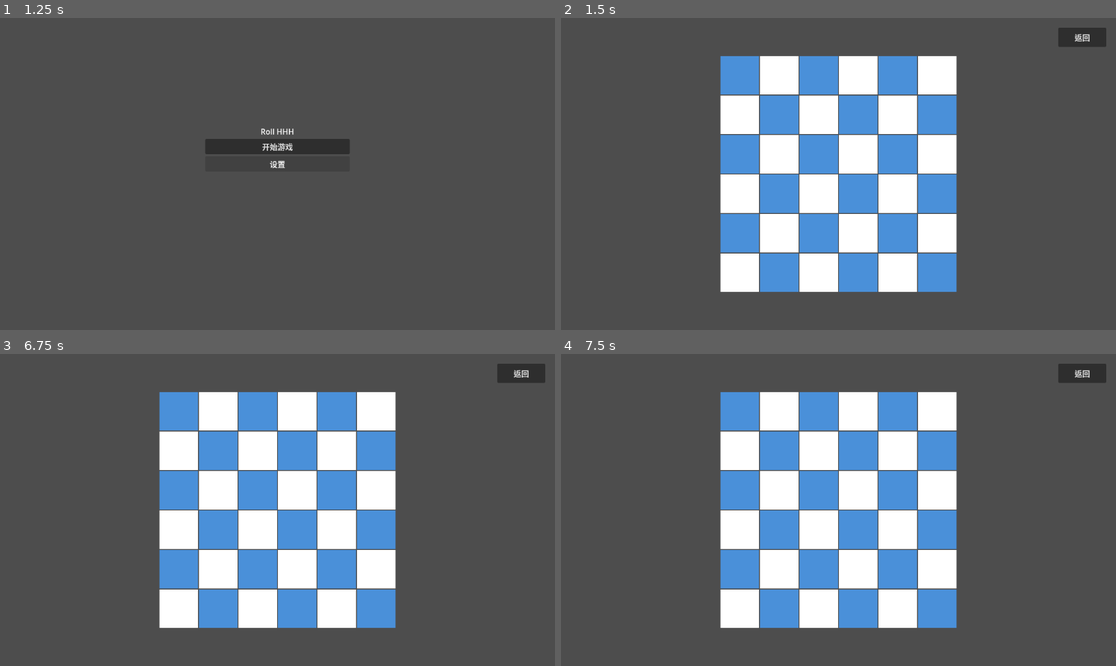
Above: before the commit, frames 1-4 (two rows, left to right).
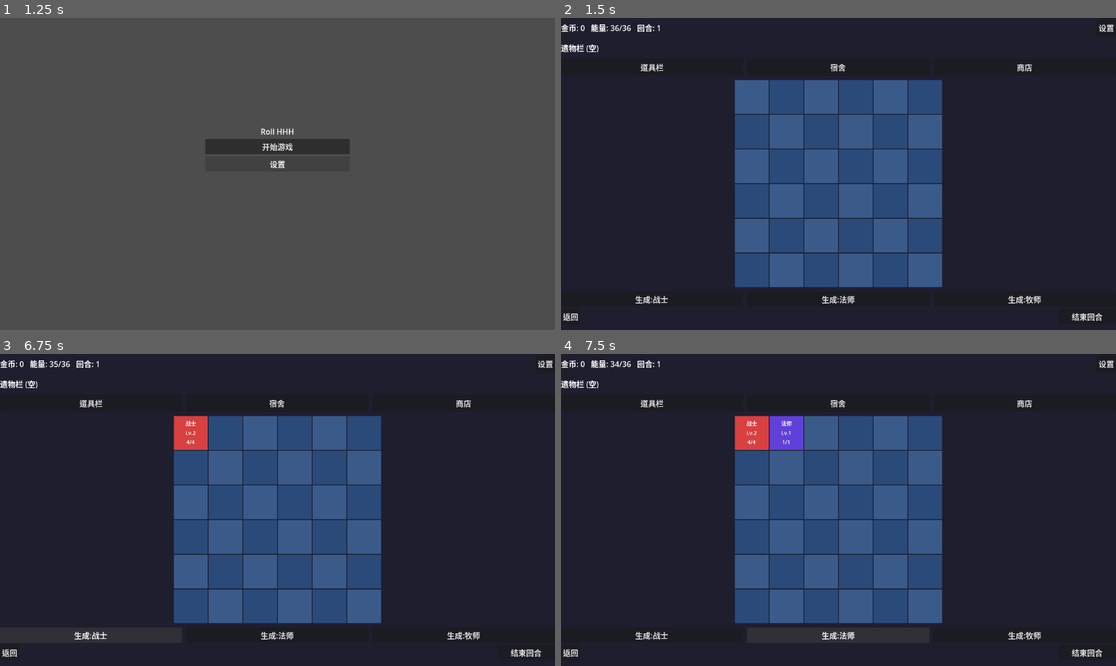
Above: after the commit, the same moments.

Repository: yzy1987523/roll-hhh
Game: Godot game, scene res://scenes/main_menu.tscn
The game is run twice, just before and just after one commit, with the same random seed, the same clock (stepped at 60 frames per second) and the same inputs.
Inputs (mouse positions are in pixels of both pictures, inside the frame that each line leads up to):
- Up to frame 1 (1.25 s): click "设置" at 0.5 s
- Up to frame 2 (1.5 s): click "开始游戏" at 1.25 s
- Up to frame 3 (6.75 s): click "返回" at 2 s; click "开始游戏" at 2.75 s; click (543, 363) at 3.5 s, where only the run after the commit has a clickable "设置"; click (88, 403) at 4.25 s, where only the run after the commit has a clickable "道具栏"; click (277, 403) at 5 s, where only the run after the commit has a clickable "宿舍"; click (466, 403) at 5.75 s, where only the run after the commit has a clickable "商店"; click (88, 634) at 6.5 s, where only the run after the commit has a clickable "生成:战士"
- Up to frame 4 (7.5 s): click (838, 634) at 7.25 s, where only the run after the commit has a clickable "生成:法师"

Frame 1 is identical in both runs. In frame 2, 99% of the frame differs, in the area x 0-100%, y 0-100%; in frame 3, 99%; in frame 4, 99%.

Commit message:
feat: 完成第一阶段全部任务 + 任务2.1/2.2 (备战UI+角色生成)
第一阶段:
- 1.2 数据模型: BuffEffect/CharacterData/ItemData 类, 职业/Buff枚举
- 1.3 角色工厂: 三职业1-16级属性成长公式, 合成升级逻辑
- 1.4 棋盘数据层: board[36]+dormitory, place/remove/swap/查询接口

第二阶段:
- 2.1 备战UI重构: 顶部资源栏/遗物栏/功能按钮/6x6棋盘/生成+结束回合
- 2.2 角色生成: 消耗1能量生成指定职业1-3级随机角色到棋盘空位

Diff:
--- a/scenes/game_board.tscn
+++ b/scenes/game_board.tscn
@@ -11,33 +11,122 @@
 grow_vertical = 2
 script = ExtResource("1_game_board")
 
-[node name="CenterContainer" type="CenterContainer" parent="."]
+[node name="BgColor" type="ColorRect" parent="."]
 layout_mode = 1
-anchors_preset = 8
-anchor_left = 0.5
-anchor_top = 0.5
-anchor_right = 0.5
-anchor_bottom = 0.5
-offset_left = -240.0
-offset_top = -240.0
-offset_right = 240.0
-offset_bottom = 240.0
+anchors_preset = 15
+anchor_right = 1.0
+anchor_bottom = 1.0
+color = Color(0.12, 0.12, 0.18, 1)
+
+[node name="MainLayout" type="VBoxContainer" parent="."]
+layout_mode = 1
+anchors_preset = 15
+anchor_right = 1.0
+anchor_bottom = 1.0
 grow_horizontal = 2
 grow_vertical = 2
+theme_override_constants/separation = 4
 
-[node name="GridContainer" type="GridContainer" parent="CenterContainer"]
+[node name="TopBar" type="HBoxContainer" parent="MainLayout"]
+layout_mode = 2
+custom_minimum_size = Vector2(0, 40)
+theme_override_constants/separation = 12
+
+[node name="GoldLabel" type="Label" parent="MainLayout/TopBar"]
+layout_mode = 2
+text = "金币: 0"
+
+[node name="EnergyLabel" type="Label" parent="MainLayout/TopBar"]
+layout_mode = 2
+text = "能量: 36/36"
+
+[node name="RoundLabel" type="Label" parent="MainLayout/TopBar"]
+layout_mode = 2
+text = "回合: 1"
+
+[node name="Spacer" type="Control" parent="MainLayout/TopBar"]
+layout_mode = 2
+size_flags_horizontal = 3
+
+[node name="SettingsButton" type="Button" parent="MainLayout/TopBar"]
+layout_mode = 2
+text = "设置"
+
+[node name="RelicBar" type="HBoxContainer" parent="MainLayout"]
+layout_mode = 2
+custom_minimum_size = Vector2(0, 36)
+theme_override_constants/separation = 4
+
+[node name="RelicLabel" type="Label" parent="MainLayout/RelicBar"]
+layout_mode = 2
+text = "遗物栏 (空)"
+
+[node name="MiddleBar" type="HBoxContainer" parent="MainLayout"]
+layout_mode = 2
+custom_minimum_size = Vector2(0, 36)
+theme_override_constants/separation = 8
+
+[node name="ItemButton" type="Button" parent="MainLayout/MiddleBar"]
+layout_mode = 2
+size_flags_horizontal = 3
+text = "道具栏"
+
+[node name="DormButton" type="Button" parent="MainLayout/MiddleBar"]
+layout_mode = 2
+size_flags_horizontal = 3
+text = "宿舍"
+
+[node name="ShopButton" type="Button" parent="MainLayout/MiddleBar"]
+layout_mode = 2
+size_flags_horizontal = 3
+text = "商店"
+
+[node name="BoardCenter" type="CenterContainer" parent="MainLayout"]
+layout_mode = 2
+size_flags_vertical = 3
+
+[node name="GridContainer" type="GridContainer" parent="MainLayout/BoardCenter"]
 layout_mode = 2
 theme_override_constants/h_separation = 2
 theme_override_constants/v_separation = 2
 
-[node name="BackButton" type="Button" parent="."]
-layout_mode = 1
-anchors_preset = 1
-anchor_left = 1.0
-anchor_right = 1.0
-offset_left = -120.0
-offset_top = 20.0
-offset_right = -20.0
-offset_bottom = 60.0
-grow_horizontal = 0
+[node name="BottomBar" type="VBoxContainer" parent="MainLayout"]
+layout_mode = 2
+custom_minimum_size = Vector2(0, 80)
+theme_override_constants/separation = 4
+
+[node name="SpawnRow" type="HBoxContainer" parent="MainLayout/BottomBar"]
+layout_mode = 2
+theme_override_constants/separation = 8
+
+[node name="SpawnWarrior" type="Button" parent="MainLayout/BottomBar/SpawnRow"]
+layout_mode = 2
+size_flags_horizontal = 3
+text = "生成:战士"
+
+[node name="SpawnMage" type="Button" parent="MainLayout/BottomBar/SpawnRow"]
+layout_mode = 2
+size_flags_horizontal = 3
+text = "生成:法师"
+
+[node name="SpawnPriest" type="Button" parent="MainLayout/BottomBar/SpawnRow"]
+layout_mode = 2
+size_flags_horizontal = 3
+text = "生成:牧师"
+
+[node name="ActionRow" type="HBoxContainer" parent="MainLayout/BottomBar"]
+layout_mode = 2
+theme_override_constants/separation = 8
+
+[node name="BackButton" type="Button" parent="MainLayout/BottomBar/ActionRow"]
+layout_mode = 2
 text = "返回"
+
+[node name="ActionSpacer" type="Control" parent="MainLayout/BottomBar/ActionRow"]
+layout_mode = 2
+size_flags_horizontal = 3
+
+[node name="EndTurnButton" type="Button" parent="MainLayout/BottomBar/ActionRow"]
+layout_mode = 2
+custom_minimum_size = Vector2(120, 0)
+text = "结束回合"
--- /dev/null
+++ b/scripts/board_data.gd
@@ -0,0 +1,227 @@
+extends RefCounted
+class_name BoardData
+
+## 棋盘数据层
+## 管理 6x6 棋盘和宿舍的角色存储与操作
+
+const GRID_SIZE := 6
+const BOARD_SLOTS := 36  # 6x6
+
+# ---- 信号 (通过 GameManager 中转, 这里用回调) ----
+
+# ---- 数据存储 ----
+var board: Array = []           # 长度36, 每个元素为 CharacterData 或 null
+var dormitory: Array = []       # 宿舍, 动态长度
+
+# ---- 初始化 ----
+
+func _init() -> void:
+	clear_board()
+
+
+func clear_board() -> void:
+	board.clear()
+	board.resize(BOARD_SLOTS)
+	for i in range(BOARD_SLOTS):
+		board[i] = null
+	dormitory.clear()
+	print(">>> [BoardData] 棋盘和宿舍已清空")
+
+
+# ---- 坐标转换 ----
+
+## 二维坐标转一维索引
+static func pos_to_index(pos: Vector2i) -> int:
+	return pos.y * GRID_SIZE + pos.x
+
+
+## 一维索引转二维坐标
+static func index_to_pos(index: int) -> Vector2i:
+	@warning_ignore("integer_division")
+	return Vector2i(index % GRID_SIZE, index / GRID_SIZE)
+
+
+## 检查坐标是否在棋盘范围内
+static func is_valid_pos(pos: Vector2i) -> bool:
+	return pos.x >= 0 and pos.x < GRID_SIZE and pos.y >= 0 and pos.y < GRID_SIZE
+
+
+# ---- 棋盘操作 ----
+
+## 获取指定位置的角色
+func get_character_at(pos: Vector2i) -> DataModels.CharacterData:
+	if not is_valid_pos(pos):
+		return null
+	return board[pos_to_index(pos)]
+
+
+## 获取指定索引的角色
+func get_character_at_index(index: int) -> DataModels.CharacterData:
+	if index < 0 or index >= BOARD_SLOTS:
+		return null
+	return board[index]
+
+
+## 放置角色到棋盘指定位置, 成功返回 true
+func place_character(ch: DataModels.CharacterData, pos: Vector2i) -> bool:
+	if not is_valid_pos(pos):
+		print(">>> [BoardData] 放置失败: 坐标越界 (%d, %d)" % [pos.x, pos.y])
+		return false
+	var index: int = pos_to_index(pos)
+	if board[index] != null:
+		print(">>> [BoardData] 放置失败: 位置已被占用 (%d, %d)" % [pos.x, pos.y])
+		return false
+	board[index] = ch
+	ch.position = pos
+	return true
+
+
+## 放置角色到第一个空位, 成功返回位置, 失败返回 (-1,-1)
+func place_character_first_empty(ch: DataModels.CharacterData) -> Vector2i:
+	for i in range(BOARD_SLOTS):
+		if board[i] == null:
+			var pos: Vector2i = index_to_pos(i)
+			board[i] = ch
+			ch.position = pos
+			return pos
+	print(">>> [BoardData] 放置失败: 棋盘已满")
+	return Vector2i(-1, -1)
+
+
+## 从棋盘移除角色
+func remove_character(pos: Vector2i) -> DataModels.CharacterData:
+	if not is_valid_pos(pos):
+		return null
+	var index: int = pos_to_index(pos)
+	var ch: DataModels.CharacterData = board[index]
+	if ch == null:
+		return null
+	board[index] = null
+	ch.position = Vector2i(-1, -1)
+	return ch
+
+
+## 交换棋盘上两个位置的角色
+func swap_positions(pos_a: Vector2i, pos_b: Vector2i) -> bool:
+	if not is_valid_pos(pos_a) or not is_valid_pos(pos_b):
+		return false
+	if pos_a == pos_b:
+		return false
+	var idx_a: int = pos_to_index(pos_a)
+	var idx_b: int = pos_to_index(pos_b)
+	var ch_a: DataModels.CharacterData = board[idx_a]
+	var ch_b: DataModels.CharacterData = board[idx_b]
+	board[idx_a] = ch_b
+	board[idx_b] = ch_a
+	if ch_a != null:
+		ch_a.position = pos_b
+	if ch_b != null:
+		ch_b.position = pos_a
+	return true
+
+
+# ---- 宿舍操作 ----
+
+## 将角色存入宿舍
+func store_to_dormitory(ch: DataModels.CharacterData) -> void:
+	ch.position = Vector2i(-1, -1)
+	dormitory.append(ch)
+	print(">>> [BoardData] 角色存入宿舍: %s Lv.%d" % [ch.get_job_name(), ch.level])
+
+
+## 从宿舍取出角色 (按索引)
+func take_from_dormitory(index: int) -> DataModels.CharacterData:
+	if index < 0 or index >= dormitory.size():
+		return null
+	var ch: DataModels.CharacterData = dormitory[index]
+	dormitory.remove_at(index)
+	return ch
+
+
+## 棋盘角色移入宿舍
+func board_to_dormitory(pos: Vector2i) -> bool:
+	var ch: DataModels.CharacterData = remove_character(pos)
+	if ch == null:
+		return false
+	store_to_dormitory(ch)
+	return true
+
+
+## 宿舍角色移入棋盘指定位置
+func dormitory_to_board(dorm_index: int, board_pos: Vector2i) -> bool:
+	if not is_valid_pos(board_pos):
+		return false
+	var brd_index: int = pos_to_index(board_pos)
+	if board[brd_index] != null:
+		return false
+	var ch: DataModels.CharacterData = take_from_dormitory(dorm_index)
+	if ch == null:
+		return false
+	board[brd_index] = ch
+	ch.position = board_pos
+	return true
+
+
+# ---- 查询 ----
+
+## 获取棋盘上所有存活角色
+func get_alive_characters() -> Array:
+	var result: Array = []
+	for i in range(BOARD_SLOTS):
+		if board[i] != null and board[i].is_alive():
+			result.append(board[i])
+	return result
+
+
+## 获取棋盘上所有角色 (含死亡)
+func get_all_board_characters() -> Array:
+	var result: Array = []
+	for i in range(BOARD_SLOTS):
+		if board[i] != null:
+			result.append(board[i])
+	return result
+
+
+## 获取空位数量
+func get_empty_count() -> int:
+	var count: int = 0
+	for i in range(BOARD_SLOTS):
+		if board[i] == null:
+			count += 1
+	return count
+
+
+## 棋盘是否已满
+func is_board_full() -> bool:
+	return get_empty_count() == 0
+
+
+## 获取指定行的角色 (用于战斗: 前排优先)
+func get_characters_in_row(row: int) -> Array:
+	var result: Array = []
+	if row < 0 or row >= GRID_SIZE:
+		return result
+	for col in range(GRID_SIZE):
+		var index: int = row * GRID_SIZE + col
+		if board[index] != null and board[index].is_alive():
+			result.append(board[index])
+	return result
+
+
+## 获取前排 (第一个有存活角色的行)
+func get_front_row_characters() -> Array:
+	for row in range(GRID_SIZE):
+		var chars: Array = get_characters_in_row(row)
+		if chars.size() > 0:
+			return chars
+	return []
+
+
+## 全员满血恢复 (战斗胜利后)
+func heal_all() -> void:
+	for i in range(BOARD_SLOTS):
+		if board[i] != null:
+			board[i].full_heal()
+	for ch in dormitory:
+		ch.full_heal()
+	print(">>> [BoardData] 全员满血恢复")
--- /dev/null
+++ b/scripts/character_factory.gd
@@ -0,0 +1,141 @@
+extends RefCounted
+class_name CharacterFactory
+
+## 角色工厂
+## 负责角色属性成长计算和角色实例创建
+
+# ---- 1级基础属性 (来自设计文档) ----
+# [hp, defense, attack, skill_id]
+const BASE_STATS := {
+	DataModels.Job.WARRIOR: { "hp": 3, "def": 1, "atk": 1, "skill_id": 1001 },
+	DataModels.Job.MAGE:    { "hp": 1, "def": 0, "atk": 2, "skill_id": 1002 },
+	DataModels.Job.PRIEST:  { "hp": 2, "def": 0, "atk": 0, "skill_id": 1003 },
+}
+
+# ---- 每级成长系数 ----
+# 合成升级: 两个同职业同等级 → 高1级
+# 属性公式: base + floor(base * (level-1) * growth_rate)
+const GROWTH_RATE := {
+	DataModels.Job.WARRIOR: { "hp": 0.6, "def": 0.4, "atk": 0.35 },
+	DataModels.Job.MAGE:    { "hp": 0.3, "def": 0.2, "atk": 0.5 },
+	DataModels.Job.PRIEST:  { "hp": 0.4, "def": 0.25, "atk": 0.15 },
+}
+
+# ---- 特技强化等级节点 ----
+const SKILL_UPGRADE_LEVELS := [3, 6, 10, 16]
+
+# ---- 唯一ID计数器 ----
+static var _next_id: int = 1
+
+
+# ---- 属性计算 ----
+
+## 计算指定职业和等级的血量
+static func calc_hp(job: int, level: int) -> int:
+	var base: int = BASE_STATS[job]["hp"]
+	var rate: float = GROWTH_RATE[job]["hp"]
+	return base + int(floor(base * (level - 1) * rate))
+
+
+## 计算指定职业和等级的防御
+static func calc_defense(job: int, level: int) -> int:
+	var base: int = BASE_STATS[job]["def"]
+	var rate: float = GROWTH_RATE[job]["def"]
+	return base + int(floor(base * (level - 1) * rate))
+
+
+## 计算指定职业和等级的攻击
+static func calc_attack(job: int, level: int) -> int:
+	var base: int = BASE_STATS[job]["atk"]
+	var rate: float = GROWTH_RATE[job]["atk"]
+	return base + int(floor(base * (level - 1) * rate))
+
+
+## 计算特技等级 (基于角色等级)
+static func calc_skill_level(level: int) -> int:
+	var skill_lv: int = 0
+	for threshold in SKILL_UPGRADE_LEVELS:
+		if level >= threshold:
+			skill_lv += 1
+	return skill_lv
+
+
+# ---- 角色创建 ----
+
+## 创建指定职业和等级的角色
+static func create_character(job: int, level: int) -> DataModels.CharacterData:
+	var ch := DataModels.CharacterData.new()
+	ch.id = _next_id
+	_next_id += 1
+	ch.job = job
+	ch.level = clampi(level, 1, 16)
+	ch.max_hp = calc_hp(job, ch.level)
+	ch.hp = ch.max_hp
+	ch.attack = calc_attack(job, ch.level)
+	ch.defense = calc_defense(job, ch.level)
+	ch.skill_id = BASE_STATS[job]["skill_id"]
+	ch.skill_level = calc_skill_level(ch.level)
+	ch.buffs = []
+	ch.position = Vector2i(-1, -1)
+	return ch
+
+
+## 随机生成角色 (1-3级随机, 职业随机)
+static func create_random_character() -> DataModels.CharacterData:
+	var job: int = randi_range(0, 2)
+	var level: int = randi_range(1, 3)
+	var ch := create_character(job, level)
+	print(">>> [CharacterFactory] 生成 %s Lv.%d (HP:%d ATK:%d DEF:%d)" % [
+		ch.get_job_name(), ch.level, ch.max_hp, ch.attack, ch.defense
+	])
+	return ch
+
+
+## 合成升级: 两个同职业同等级角色 → 高1级角色
+## 返回升级后的新角色, 失败返回 null
+static func merge_characters(a: DataModels.CharacterData, b: DataModels.CharacterData) -> DataModels.CharacterData:
+	if a.job != b.job:
+		print(">>> [CharacterFactory] 合成失败: 职业不同 (%s vs %s)" % [a.get_job_name(), b.get_job_name()])
+		return null
+	if a.level != b.level:
+		print(">>> [CharacterFactory] 合成失败: 等级不同 (%d vs %d)" % [a.level, b.level])
+		return null
+	if a.level >= 16:
+		print(">>> [CharacterFactory] 合成失败: 已达最高等级")
+		return null
+
+	var new_level: int = a.level + 1
+	var ch := create_character(a.job, new_level)
+	ch.position = a.position  # 继承位置
+	print(">>> [CharacterFactory] 合成成功: %s Lv.%d → Lv.%d (HP:%d ATK:%d DEF:%d)" % [
+		ch.get_job_name(), a.level, ch.level, ch.max_hp, ch.attack, ch.defense
+	])
+	return ch
+
+
+## 重新计算角色属性 (用于遗物加成等场景)
+static func recalc_stats(ch: DataModels.CharacterData) -> void:
+	ch.max_hp = calc_hp(ch.job, ch.level)
+	ch.attack = calc_attack(ch.job, ch.level)
+	ch.defense = calc_defense(ch.job, ch.level)
+	ch.skill_level = calc_skill_level(ch.level)
+
+
+# ---- 属性预览 (调试用) ----
+
+## 打印指定职业 1-16 级属性表
+static func print_stat_table(job: int) -> void:
+	var job_name: String
+	match job:
+		DataModels.Job.WARRIOR: job_name = "战士"
+		DataModels.Job.MAGE: job_name = "法师"
+		DataModels.Job.PRIEST: job_name = "牧师"
+		_: job_name = "未知"
+
+	print("=== %s 属性成长表 ===" % job_name)
+	print("等级 | 血量 | 攻击 | 防御 | 特技等级")
+	for lv in range(1, 17):
+		print("Lv.%2d | %4d | %4d | %4d | %d" % [
+			lv, calc_hp(job, lv), calc_attack(job, lv),
+			calc_defense(job, lv), calc_skill_level(lv)
+		])
--- /dev/null
+++ b/scripts/data_models.gd
@@ -0,0 +1,139 @@
+extends RefCounted
+class_name DataModels
+
+## 数据模型定义
+## 包含 BuffEffect、Character、Item 内部类
+
+# ---- 职业常量 ----
+enum Job { WARRIOR = 0, MAGE = 1, PRIEST = 2 }
+
+# ---- 物品类型常量 ----
+enum ItemType { CONSUMABLE = 0, RELIC = 1 }
+
+# ---- Buff 触发时机 ----
+enum BuffTrigger {
+	ON_HIT,            # 受到攻击时
+	ON_ATTACK,         # 攻击时
+	ON_ROUND_START,    # 回合开始时
+	ON_ROUND_END,      # 回合结束时
+	ON_MERGE,          # 合成时
+	ON_SACRIFICE,      # 献祭时
+	ON_BATTLE_START,   # 战斗开始时
+	ON_DEATH,          # 死亡时
+	ON_LOW_HP,         # 低血量时
+	ON_HIT_RECEIVED,   # 被攻击时
+	PASSIVE            # 被动常驻
+}
+
+# ---- Buff 效果类型 ----
+enum BuffType {
+	DAMAGE,
+	HEAL,
+	SHIELD,
+	ENERGY,
+	EVADE,
+	BURN,
+	FREEZE,
+	POISON,
+	STUN,
+	DEBUFF_DEFENSE,
+	DEBUFF_ATTACK,
+	DAMAGE_BOOST,
+	DEFENSE_BOOST,
+	SPLASH,
+	REGEN,
+	REVIVE,
+	PENETRATE        # 穿透伤害
+}
+
+# ==== BuffEffect ====
+class BuffEffect:
+	var id: int = 0
+	var type: int = 0            # BuffType enum
+	var value: int = 0
+	var target: String = "self"  # "self", "ally", "enemy", "all"
+	var trigger: int = 0         # BuffTrigger enum
+	var duration: int = -1       # -1 = 永久, >0 = 剩余回合数
+
+	func _init(p_id: int = 0, p_type: int = 0, p_value: int = 0,
+			p_target: String = "self", p_trigger: int = 0, p_duration: int = -1) -> void:
+		id = p_id
+		type = p_type
+		value = p_value
+		target = p_target
+		trigger = p_trigger
+		duration = p_duration
+
+	func duplicate_buff() -> BuffEffect:
+		return BuffEffect.new(id, type, value, target, trigger, duration)
+
+
+# ==== Character ====
+class CharacterData:
+	var id: int = 0
+	var job: int = 0             # Job enum: 0=战士, 1=法师, 2=牧师
+	var level: int = 1           # 1-16
+	var hp: int = 0
+	var max_hp: int = 0
+	var attack: int = 0
+	var defense: int = 0
+	var skill_id: int = 0        # 特技序号
+	var skill_level: int = 0     # 特技等级
+	var buffs: Array = []        # Array of BuffEffect
+	var position: Vector2i = Vector2i(-1, -1)  # (-1,-1) = 宿舍
+
+	# 是否在棋盘上
+	func is_on_board() -> bool:
+		return position.x >= 0 and position.y >= 0
+
+	# 是否存活
+	func is_alive() -> bool:
+		return hp > 0
+
+	# 受到伤害 (已扣除防御后的净伤害)
+	func take_damage(amount: int) -> int:
+		var actual: int = maxi(amount, 0)
+		hp = maxi(hp - actual, 0)
+		return actual
+
+	# 回复血量
+	func heal(amount: int) -> int:
+		var actual: int = mini(amount, max_hp - hp)
+		hp += actual
+		return actual
+
+	# 满血恢复
+	func full_heal() -> void:
+		hp = max_hp
+
+	# 获取棋盘一维索引 (6列)
+	func get_board_index() -> int:
+		if not is_on_board():
+			return -1
+		return position.y * 6 + position.x
+
+	# 获取职业名称
+	func get_job_name() -> String:
+		match job:
+			Job.WARRIOR: return "战士"
+			Job.MAGE: return "法师"
+			Job.PRIEST: return "牧师"
+			_: return "未知"
+
+
+# ==== Item ====
+class ItemData:
+	var id: int = 0
+	var type: int = 0            # ItemType: 0=道具, 1=遗物
+	var name: String = ""
+	var description: String = ""
+	var buffs: Array = []        # Array of BuffEffect
+	var stackable: bool = false  # 是否可叠加 (仅战绩徽章)
+	var stack_count: int = 1
+	var price: int = 0           # 商店价格
+
+	func is_relic() -> bool:
+		return type == ItemType.RELIC
+
+	func is_consumable() -> bool:
+		return type == ItemType.CONSUMABLE
--- a/scripts/game_board.gd
+++ b/scripts/game_board.gd
@@ -1,30 +1,194 @@
 extends Control
 
-@onready var grid_container: GridContainer = $CenterContainer/GridContainer
-@onready var back_button: Button = $BackButton
+## 备战阶段主界面
+## 任务 2.1: UI 布局 + 任务 2.2: 角色生成
 
+# ---- 节点引用 ----
+@onready var gold_label: Label = $MainLayout/TopBar/GoldLabel
+@onready var energy_label: Label = $MainLayout/TopBar/EnergyLabel
+@onready var round_label: Label = $MainLayout/TopBar/RoundLabel
+@onready var relic_label: Label = $MainLayout/RelicBar/RelicLabel
+@onready var grid_container: GridContainer = $MainLayout/BoardCenter/GridContainer
+@onready var spawn_warrior: Button = $MainLayout/BottomBar/SpawnRow/SpawnWarrior
+@onready var spawn_mage: Button = $MainLayout/BottomBar/SpawnRow/SpawnMage
+@onready var spawn_priest: Button = $MainLayout/BottomBar/SpawnRow/SpawnPriest
+@onready var end_turn_button: Button = $MainLayout/BottomBar/ActionRow/EndTurnButton
+@onready var back_button: Button = $MainLayout/BottomBar/ActionRow/BackButton
+@onready var item_button: Button = $MainLayout/MiddleBar/ItemButton
+@onready var dorm_button: Button = $MainLayout/MiddleBar/DormButton
+@onready var shop_button: Button = $MainLayout/MiddleBar/ShopButton
+
+# ---- 常量 ----
 const GRID_SIZE := 6
-const CELL_SIZE := 80
+const CELL_SIZE := 70
+
+# ---- 棋盘格子颜色 ----
+const COLOR_EMPTY_EVEN := Color("#3A5A8A")
+const COLOR_EMPTY_ODD := Color("#2A4A7A")
+const COLOR_WARRIOR := Color("#D94040")    # 红色 - 战士
+const COLOR_MAGE := Color("#6040D9")       # 紫色 - 法师
+const COLOR_PRIEST := Color("#40B040")     # 绿色 - 牧师
+
+# ---- 棋盘格子引用 ----
+var cell_rects: Array = []    # ColorRect 数组
+var cell_labels: Array = []   # Label 数组 (显示角色信息)
+
 
 func _ready() -> void:
+	_connect_signals()
+	_setup_board_ui()
+	_update_resource_labels()
+	print(">>> [GameBoard] 备战阶段界面已加载")
+
+
+# ---- 信号连接 ----
+
+func _connect_signals() -> void:
+	# 按钮
+	spawn_warrior.pressed.connect(_on_spawn_pressed.bind(DataModels.Job.WARRIOR))
+	spawn_mage.pressed.connect(_on_spawn_pressed.bind(DataModels.Job.MAGE))
+	spawn_priest.pressed.connect(_on_spawn_pressed.bind(DataModels.Job.PRIEST))
+	end_turn_button.pressed.connect(_on_end_turn_pressed)
 	back_button.pressed.connect(_on_back_pressed)
-	setup_board()
-	print(">>> [GameBoard] 游戏界面已加载")
+	# GameManager 信号
+	GameManager.gold_changed.connect(_on_gold_changed)
+	GameManager.energy_changed.connect(_on_energy_changed)
+	GameManager.round_changed.connect(_on_round_changed)
 
-func setup_board() -> void:
+
+# ---- 棋盘 UI 构建 ----
+
+func _setup_board_ui() -> void:
+	# 清空旧格子
+	for child in grid_container.get_children():
+		child.queue_free()
+	cell_rects.clear()
+	cell_labels.clear()
+
 	grid_container.columns = GRID_SIZE
+
 	for i in range(GRID_SIZE * GRID_SIZE):
-		var cell = ColorRect.new()
+		# 格子容器
+		var cell := PanelContainer.new()
 		cell.custom_minimum_size = Vector2(CELL_SIZE, CELL_SIZE)
-		# 棋盘格颜色交替 (奇偶行交替)
+
+		# 背景色
+		var bg := ColorRect.new()
+		bg.set_anchors_preset(Control.PRESET_FULL_RECT)
+		bg.mouse_filter = Control.MOUSE_FILTER_IGNORE
 		@warning_ignore("integer_division")
 		var row := i / GRID_SIZE
 		var col := i % GRID_SIZE
 		var is_even := (row + col) % 2 == 0
-		cell.color = Color("#4A90D9") if is_even else Color("#FFFFFF")
+		bg.color = COLOR_EMPTY_EVEN if is_even else COLOR_EMPTY_ODD
+		cell.add_child(bg)
+
+		# 角色信息标签
+		var lbl := Label.new()
+		lbl.horizontal_alignment = HORIZONTAL_ALIGNMENT_CENTER
+		lbl.vertical_alignment = VERTICAL_ALIGNMENT_CENTER
+		lbl.set_anchors_preset(Control.PRESET_FULL_RECT)
+		lbl.mouse_filter = Control.MOUSE_FILTER_IGNORE
+		lbl.add_theme_font_size_override("font_size", 11)
+		cell.add_child(lbl)
+
 		grid_container.add_child(cell)
+		cell_rects.append(bg)
+		cell_labels.append(lbl)
+
+	# 同步数据到 UI
+	_refresh_board_display()
 	print(">>> [GameBoard] %dx%d 棋盘格已生成" % [GRID_SIZE, GRID_SIZE])
 
+
+# ---- 棋盘显示刷新 ----
+
+func _refresh_board_display() -> void:
+	var bd: BoardData = GameManager.board_data
+	for i in range(BoardData.BOARD_SLOTS):
+		var ch: DataModels.CharacterData = bd.get_character_at_index(i)
+		if ch != null:
+			# 显示角色
+			cell_rects[i].color = _get_job_color(ch.job)
+			cell_labels[i].text = "%s\nLv.%d\n%d/%d" % [
+				ch.get_job_name(), ch.level, ch.hp, ch.max_hp
+			]
+		else:
+			# 空格子
+			@warning_ignore("integer_division")
+			var row := i / GRID_SIZE
+			var col := i % GRID_SIZE
+			var is_even := (row + col) % 2 == 0
+			cell_rects[i].color = COLOR_EMPTY_EVEN if is_even else COLOR_EMPTY_ODD
+			cell_labels[i].text = ""
+
+
+func _get_job_color(job: int) -> Color:
+	match job:
+		DataModels.Job.WARRIOR: return COLOR_WARRIOR
+		DataModels.Job.MAGE: return COLOR_MAGE
+		DataModels.Job.PRIEST: return COLOR_PRIEST
+		_: return Color.WHITE
+
+
+# ---- 资源标签更新 ----
+
+func _update_resource_labels() -> void:
+	gold_label.text = "金币: %d" % GameManager.gold
+	energy_label.text = "能量: %d/%d" % [GameManager.energy, GameManager.max_energy]
+	round_label.text = "回合: %d" % GameManager.current_round
+
+
+func _on_gold_changed(new_gold: int) -> void:
+	gold_label.text = "金币: %d" % new_gold
+
+
+func _on_energy_changed(new_energy: int) -> void:
+	energy_label.text = "能量: %d/%d" % [new_energy, GameManager.max_energy]
+
+
+func _on_round_changed(new_round: int) -> void:
+	round_label.text = "回合: %d" % new_round
+
+
+# ---- 角色生成 (任务 2.2) ----
+
+func _on_spawn_pressed(job: int) -> void:
+	# 检查能量
+	if not GameManager.spend_energy(1):
+		print(">>> [GameBoard] 生成失败: 能量不足")
+		return
+
+	# 检查棋盘是否已满
+	if GameManager.board_data.is_board_full():
+		# 退还能量
+		GameManager.restore_energy(1)
+		print(">>> [GameBoard] 生成失败: 棋盘已满")
+		return
+
+	# 创建角色 (随机1-3级)
+	var level: int = randi_range(1, 3)
+	var ch: DataModels.CharacterData = CharacterFactory.create_character(job, level)
+
+	# 放入棋盘空位
+	var pos: Vector2i = GameManager.board_data.place_character_first_empty(ch)
+	if pos == Vector2i(-1, -1):
+		GameManager.restore_energy(1)
+		print(">>> [GameBoard] 生成失败: 无法放置")
+		return
+
+	print(">>> [GameBoard] 生成 %s Lv.%d 于 (%d, %d)" % [ch.get_job_name(), ch.level, pos.x, pos.y])
+	_refresh_board_display()
+
+
+# ---- 按钮回调 ----
+
+func _on_end_turn_pressed() -> void:
+	print(">>> [GameBoard] 结束回合, 进入战斗阶段")
+	GameManager.enter_battle_phase()
+	# TODO: 切换到战斗场景 (任务 3.3)
+
+
 func _on_back_pressed() -> void:
-	print(">>> [GameBoard] 返回按钮被点击")
+	print(">>> [GameBoard] 返回主菜单")
 	get_tree().change_scene_to_file("res://scenes/main_menu.tscn")
--- a/scripts/game_manager.gd
+++ b/scripts/game_manager.gd
@@ -33,6 +33,9 @@
 var battle_turn: int = 0
 var current_round: int = DEFAULT_ROUND
 var cycle_count: int = 0  # 完整循环次数 (每9轮+1)
+
+# ---- 棋盘数据 ----
+var board_data: BoardData = BoardData.new()
 
 # ---- 生命周期 ----
 
@@ -206,3 +209,4 @@
 	battle_turn = 0
 	current_round = DEFAULT_ROUND
 	cycle_count = 0
+	board_data.clear_board()
Not shown, changed: doc/plans/2026-03-29-implementation-tasks.md
